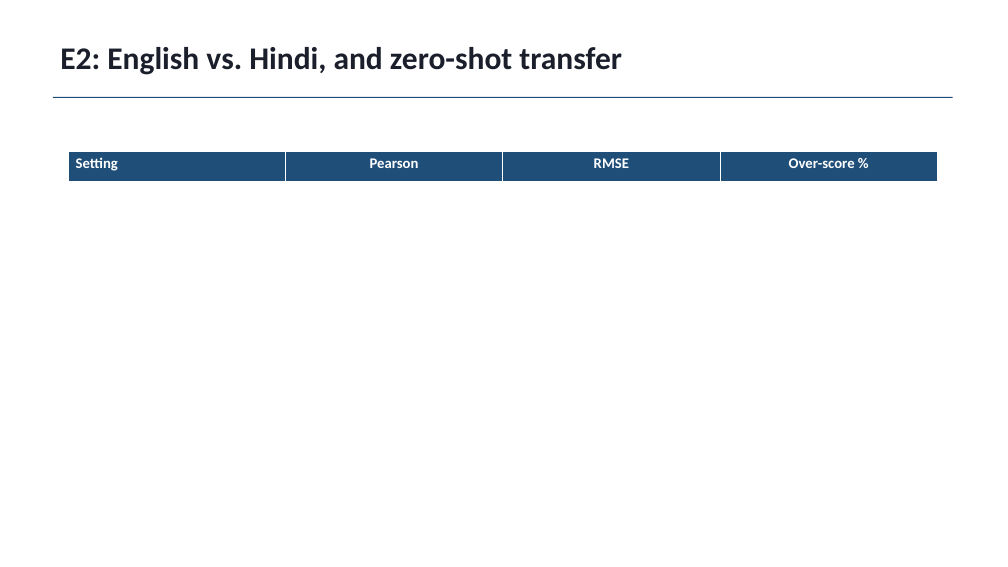
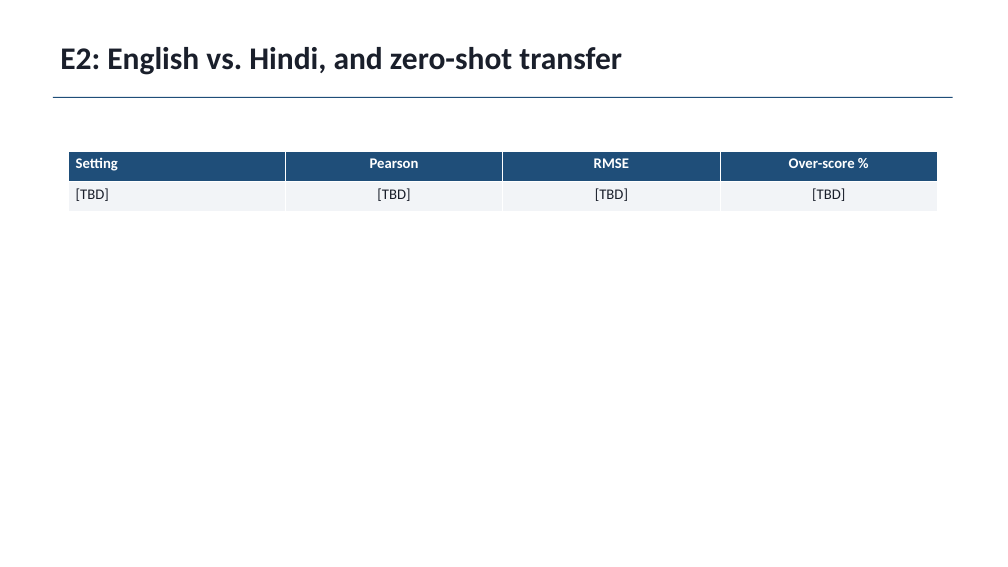
Before and after one commit to atharv-0509/legal-meaning-preservation-hi-en, a slide deck: slide 12 of paper/out/LMP_slides.pptx. Drawn at 1008x567 pixels with LibreOffice and Linux fonts; fonts in the diff are those of the drawing. Boxes give left, top, right and bottom in pixels: in the first picture for what was removed or moved away, otherwise in the second. Text is boxed around its words. In the diff, an @@ line names an element or a change of style, - is before the commit and + after.

```diff
--- a/paper/out/LMP_slides.pptx
+++ b/paper/out/LMP_slides.pptx
@@ table at (68,151,939,212) @@
+row 2: [TBD] | [TBD] | [TBD] | [TBD]
```
Also in this commit, not shown: 5 other files.
